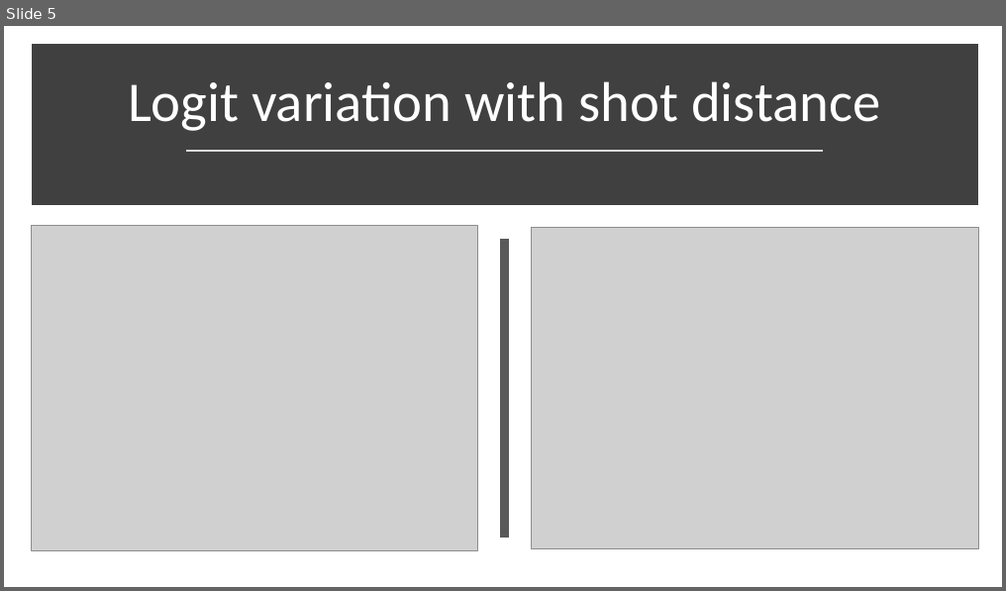
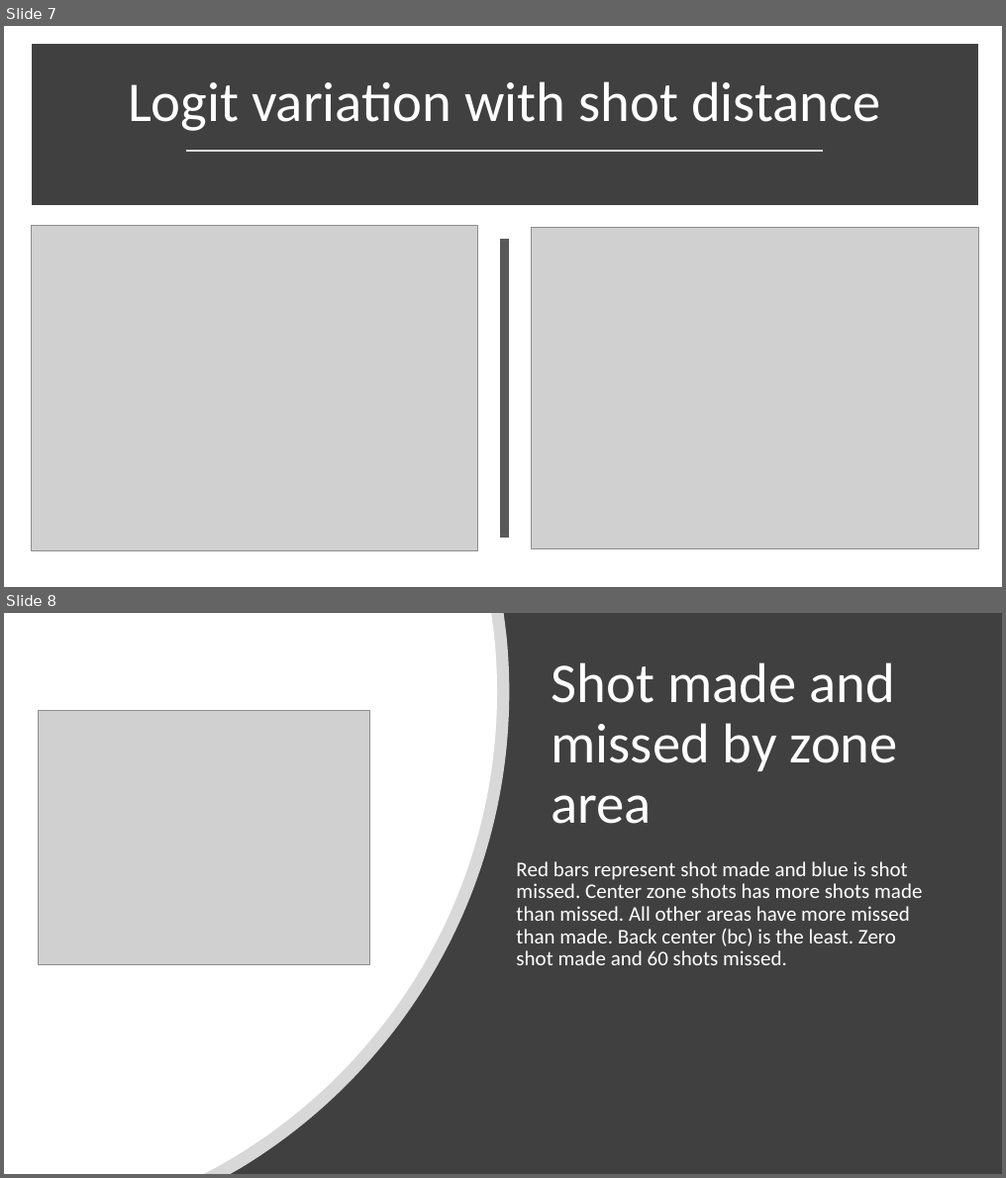
Before and after one commit to pradeep17j/SMU_MSDS, a slide deck: AppliedStats_Proj2/Presentation1.pptx. Shown one above the other, each under a label of ours: slide 5 before the commit, slides 7 and 8 after it. The pictures are 1006x591 and 1006x1178 pixels, drawn with LibreOffice and Linux fonts; fonts in the diff are those of the drawing; grey boxes stand for pictures. Boxes give left, top, right and bottom in pixels: in the first picture for what was removed or moved away, otherwise in the second. Text is boxed around its words. In the diff, an @@ line names an element or a change of style, - is before the commit and + after.

```diff
--- a/AppliedStats_Proj2/Presentation1.pptx
+++ b/AppliedStats_Proj2/Presentation1.pptx
@@ slide 8 added at [4,613,1002,1174], background #FFFFFF @@
@@ rectangle added at [4,613,1002,1174], fill #404040 @@
@@ freeform shape added at [4,613,509,1174], fill #FFFFFF at 80% opacity @@
@@ freeform shape added at [4,613,497,1174], fill #FFFFFF @@
@@ title added at [551,663,898,824], 54 pt, text #FFFFFF @@
+Shot made and missed by zone area
@@ picture added at [39,710,370,964] @@
@@ subtitle added at [516,861,922,965], 20 pt, text #FFFFFF @@
+Red bars represent shot made and blue is shot missed. Center zone shots has more shots made than missed. All other areas have more missed than made. Back center (bc) is the least. Zero shot made and 60 shots missed.
@@ what was slide 5 is now slide 7 @@
```
Also in this commit, not shown: 1 slide changed, 2 other slides added.
